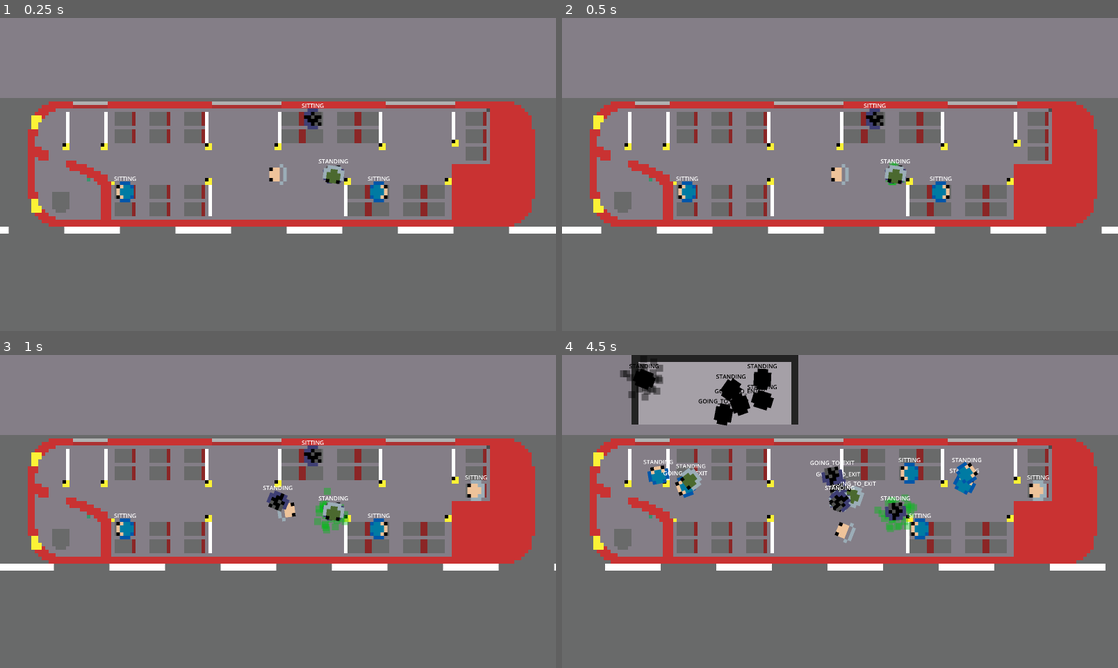
Above: before the commit, frames 1-4 (two rows, left to right).
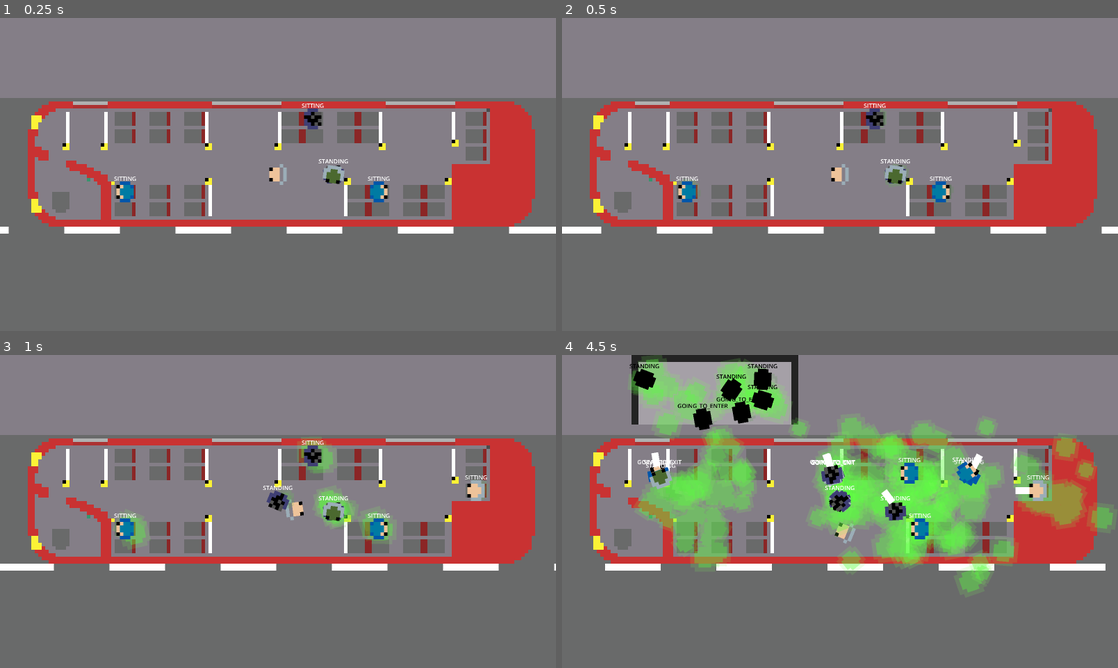
Above: after the commit, the same moments.

Repository: senseibobo/homeless
Game: Godot game, scene res://world/world.tscn
The game is run twice, just before and just after one commit, with the same random seed, the same clock (stepped at 60 frames per second) and the same inputs.
Inputs (mouse positions are in pixels of both pictures, inside the frame that each line leads up to):
- Up to frame 1 (0.25 s): no input
- Up to frame 2 (0.5 s): no input
- Up to frame 3 (1 s): tap Enter (ui_accept) at 0.5 s; move the mouse to (400, 495) at 0.52 s; hold Enter (ui_accept) from 0.53 s (still down); click (400, 495) at 0.67 s
- Up to frame 4 (4.5 s): move the mouse to (728, 527) at 1.27 s; release Enter (ui_accept) at 1.28 s; tap Enter (ui_accept) at 1.35, 1.52, 1.82, 2.85, 3.02, 3.32, 4.35 s; click (728, 527) at 1.42 s; move the mouse to (723, 530) at 2.02 s; hold Enter (ui_accept) 2.03-2.78 s; click (723, 530) at 2.17 s; move the mouse to (812, 574) at 2.77 s; click (812, 574) at 2.92 s; move the mouse to (1006, 558) at 3.52 s; hold Enter (ui_accept) 3.53-4.28 s; click (1006, 558) at 3.67 s; move the mouse to (673, 464) at 4.27 s; click (673, 464) at 4.42 s

Frame 1 is identical in both runs. In frame 2, less than 0.1% of the frame differs, in the area x 23-67%, y 29-58%; in frame 3, 1.5%; in frame 4, 21%, in the area x 10-100%, y 0-76%.

Commit message:
added stinking and vaping

Diff:
--- a/bus/bus.gd
+++ b/bus/bus.gd
@@ -21,7 +21,7 @@
 @export var spawn_markers_node: Node2D
 @export var enter_points_node: Node2D
 @export var exit_points_node: Node2D
-var exit_cooldowns: Dictionary = {}
+@export var bus_area: Area2D
 
 
 func do_driving_loop():
--- a/bus/bus.tscn
+++ b/bus/bus.tscn
@@ -45,13 +45,14 @@
 [sub_resource type="RectangleShape2D" id="RectangleShape2D_rpoxf"]
 size = Vector2(30, 2)
 
-[node name="Bus" type="StaticBody2D" node_paths=PackedStringArray("spawn_markers_node", "enter_points_node", "exit_points_node") groups=["navigation_polygon_source_geometry_group"]]
+[node name="Bus" type="StaticBody2D" node_paths=PackedStringArray("spawn_markers_node", "enter_points_node", "exit_points_node", "bus_area") groups=["navigation_polygon_source_geometry_group"]]
 z_index = -1
 script = ExtResource("1_turen")
 npc_scene = ExtResource("2_2e8t0")
 spawn_markers_node = NodePath("SpawnMarkers")
 enter_points_node = NodePath("EnterPoints")
 exit_points_node = NodePath("ExitPoints")
+bus_area = NodePath("BusArea")
 
 [node name="BusArea" type="Area2D" parent="."]
 collision_layer = 4
--- /dev/null
+++ b/global/game_overlay/game_overlay.gd
@@ -0,0 +1,4 @@
+extends CanvasLayer
+
+
+@export var vape_smoke_overlay: VapeSmokeOverlay
--- /dev/null
+++ b/global/game_overlay/game_overlay.tscn
@@ -0,0 +1,41 @@
+[gd_scene load_steps=8 format=3 uid="uid://hi131l2x3rw4"]
+
+[ext_resource type="Script" uid="uid://bv2jqw5gfns6p" path="res://global/game_overlay/game_overlay.gd" id="1_y67sb"]
+[ext_resource type="Shader" uid="uid://bty6n3gwu1du7" path="res://shaders/vape_smoke_shader.gdshader" id="2_hino2"]
+[ext_resource type="Script" uid="uid://bn684j04gn6pl" path="res://people/mods/vape/vape_smoke_overlay.gd" id="3_d0wrr"]
+
+[sub_resource type="Gradient" id="Gradient_oiavp"]
+colors = PackedColorArray(0, 0, 0, 0, 1, 1, 1, 1)
+
+[sub_resource type="FastNoiseLite" id="FastNoiseLite_oiavp"]
+frequency = 0.023
+
+[sub_resource type="NoiseTexture2D" id="NoiseTexture2D_byas7"]
+width = 160
+height = 90
+seamless = true
+color_ramp = SubResource("Gradient_oiavp")
+noise = SubResource("FastNoiseLite_oiavp")
+
+[sub_resource type="ShaderMaterial" id="ShaderMaterial_nhhdc"]
+shader = ExtResource("2_hino2")
+shader_parameter/color_count = 6.0
+shader_parameter/smoke_strength = 1.0
+shader_parameter/smoke_radius = 0.06
+shader_parameter/smoke_feather = 0.892
+shader_parameter/smoke_center = Vector2(0.5, 0.5)
+shader_parameter/noise_texture = SubResource("NoiseTexture2D_byas7")
+
+[node name="GameOverlay" type="CanvasLayer" node_paths=PackedStringArray("vape_smoke_overlay")]
+script = ExtResource("1_y67sb")
+vape_smoke_overlay = NodePath("VapeSmokeOverlay")
+
+[node name="VapeSmokeOverlay" type="ColorRect" parent="."]
+material = SubResource("ShaderMaterial_nhhdc")
+anchors_preset = 15
+anchor_right = 1.0
+anchor_bottom = 1.0
+grow_horizontal = 2
+grow_vertical = 2
+mouse_filter = 2
+script = ExtResource("3_d0wrr")
--- a/people/ais/npc_ai.gd
+++ b/people/ais/npc_ai.gd
@@ -18,14 +18,16 @@
 
 
 func _process(delta):
-	print(State.keys()[state])
+	#print(State.keys()[state])
 	person.state_label.text = State.keys()[state]
-	if state in [State.STANDING, State.SITTING] and last_random_bus_thing + 10000 < Time.get_ticks_msec():
+	if state in [State.STANDING, State.SITTING] and last_random_bus_thing + 10000 < Time.get_ticks_msec() and person.inside_bus != null:
 		last_random_bus_thing = Time.get_ticks_msec()
 		person.do_random_bus_thing()
 
 
 func _on_entered_bus(bus: Bus):
+	if not is_instance_valid(bus):
+		breakpoint
 	super(bus)
 	exit_bus_loop()
 
@@ -36,18 +38,20 @@
 
 
 func exit_bus_loop():
+	var bus: Bus = person.inside_bus
 	waiting_stations = randi()%6 + 1
 	while waiting_stations > 0:
-		await person.inside_bus.started_decelerating
+		await bus.started_decelerating
 		waiting_stations -= 1
-	person.exit_bus()
+	person.exit_bus(bus)
 	await person.exited_bus
 
 
 func enter_bus_loop():
+	var bus: Bus = Bus.current_bus
 	waiting_stations = randi()%6 + 1
 	while waiting_stations > 0:
-		await Bus.current_bus.started_decelerating
+		await bus.started_decelerating
 		waiting_stations -= 1
 	person.enter_bus()
 	await person.entered_bus
--- /dev/null
+++ b/people/mods/stink/stink.gd
@@ -0,0 +1,23 @@
+class_name Stink
+extends Node2D
+
+
+@export var stink_cloud_scene: PackedScene
+@export var canvas_group: CanvasGroup
+
+
+var timer: float = 0.0
+var interval: float = 0.2
+
+
+func _process(delta: float) -> void:
+	timer += delta
+	if timer > interval:
+		timer -= interval
+		release_stink_cloud()
+
+
+func release_stink_cloud():
+	var stink_cloud: StinkCloud = stink_cloud_scene.instantiate()
+	canvas_group.add_child(stink_cloud)
+	stink_cloud.global_position = global_position + Vector2(randf_range(-2,2),randf_range(-2,2))
--- /dev/null
+++ b/people/mods/stink/stink.tscn
@@ -0,0 +1,15 @@
+[gd_scene load_steps=3 format=3 uid="uid://dlu0h4jltymcx"]
+
+[ext_resource type="Script" uid="uid://ce5jujyq5jec3" path="res://people/mods/stink/stink.gd" id="1_gr5mn"]
+[ext_resource type="PackedScene" uid="uid://ce7pljtamffjj" path="res://people/mods/stink/stink_cloud.tscn" id="2_612jv"]
+
+[node name="Stink" type="Node2D" node_paths=PackedStringArray("canvas_group")]
+z_index = 2107
+z_as_relative = false
+script = ExtResource("1_gr5mn")
+stink_cloud_scene = ExtResource("2_612jv")
+canvas_group = NodePath("CanvasGroup")
+
+[node name="CanvasGroup" type="CanvasGroup" parent="."]
+self_modulate = Color(0.368467, 1, 0.255677, 0.447059)
+top_level = true
--- /dev/null
+++ b/people/mods/stink/stink_cloud.gd
@@ -0,0 +1,52 @@
+class_name StinkCloud
+extends Node2D
+
+
+@export var area: Area2D
+
+
+var velocity: Vector2
+
+
+var time: float = 0.0
+var destroying: bool = false
+var in_bus: bool = false
+var rotation_speed: float = randf_range(-0.5,0.5)
+
+
+func _ready():
+	velocity = Vector2.ONE.rotated(randf()*TAU)*(1+randf()*3.0)
+	var tween = create_tween().set_parallel()
+	tween.tween_property(self, "modulate:a", 1.0, 0.5).from(0.0)
+	tween.tween_property(self, "scale", Vector2(1.0,1.0), 0.5).from(Vector2(0.5,0.5))
+
+
+func _physics_process(delta: float) -> void:
+	_process_time(delta)
+	_process_movement(delta)
+	_process_out_of_bus_movement(delta)
+
+
+func _process_time(delta):
+	time += delta
+	rotation += rotation_speed * delta
+	scale = Vector2.ONE*(1.0+sin(time*2.0)*0.2)
+	if time > 5.0 and not destroying:
+		destroy()
+
+
+func _process_movement(delta):
+	global_position += velocity * delta
+
+
+func _process_out_of_bus_movement(delta):
+	in_bus = Bus.current_bus.bus_area in area.get_overlapping_areas()
+	if not in_bus and is_instance_valid(Bus.current_bus):
+		global_position.x += Bus.current_bus.current_speed*delta
+
+
+func destroy():
+	destroying = true
+	var tween = create_tween()
+	tween.tween_property(self, "modulate:a", 0.0, 0.5)
+	tween.finished.connect(queue_free)
--- /dev/null
+++ b/people/mods/stink/stink_cloud.tscn
@@ -0,0 +1,26 @@
+[gd_scene load_steps=5 format=3 uid="uid://ce7pljtamffjj"]
+
+[ext_resource type="Script" uid="uid://dt7p2tkgr6wjt" path="res://people/mods/stink/stink_cloud.gd" id="1_1d1rs"]
+[ext_resource type="Texture2D" uid="uid://cxit04tfe6gji" path="res://people/textures/stink_cloud.png" id="2_1d1rs"]
+
+[sub_resource type="CircleShape2D" id="CircleShape2D_1d1rs"]
+radius = 5.0
+
+[sub_resource type="CanvasItemMaterial" id="CanvasItemMaterial_1d1rs"]
+
+[node name="StinkCloud" type="Node2D" node_paths=PackedStringArray("area")]
+script = ExtResource("1_1d1rs")
+area = NodePath("Area2D")
+
+[node name="Area2D" type="Area2D" parent="."]
+collision_layer = 8
+collision_mask = 6
+monitorable = false
+
+[node name="CollisionShape2D" type="CollisionShape2D" parent="Area2D"]
+visible = false
+shape = SubResource("CircleShape2D_1d1rs")
+
+[node name="Sprite2D" type="Sprite2D" parent="."]
+material = SubResource("CanvasItemMaterial_1d1rs")
+texture = ExtResource("2_1d1rs")
--- /dev/null
+++ b/people/mods/vape/vape.gd
@@ -0,0 +1,40 @@
+class_name Vape
+extends Node2D
+
+
+@export var animation_player: AnimationPlayer
+@export var vape_cloud_scene: PackedScene
+@export var vape_clouds_start_position: Marker2D
+
+
+var vape_cloud_count: int = 30
+var timer: float = 0.0
+var time: float = 3.0+2.0*randf()
+
+func _process(delta):
+	timer += delta
+	if timer > time:
+		timer = 0.0
+		time = 8.0 + randf()*4.0
+		puff()
+
+
+func puff():
+	animation_player.play("puff")
+
+
+func exhale():
+	var canvas_group := CanvasGroup.new()
+	get_tree().current_scene.add_child(canvas_group)
+	canvas_group.modulate.a = 0.65
+	canvas_group.z_index = 7
+	for i in vape_cloud_count:
+		var vape_cloud: VapeCloud = vape_cloud_scene.instantiate()
+		vape_cloud.global_position = vape_clouds_start_position.global_position
+		var start_velocity: float = 10.0 + randf()*10.0
+		var rot = global_rotation + randf()*0.5 + PI
+		vape_cloud.velocity = Vector2.RIGHT.rotated(rot)*start_velocity
+		canvas_group.add_child.call_deferred(vape_cloud)
+		await get_tree().create_timer(0.02, false, false, false).timeout
+	await get_tree().create_timer(10.0, false, false, false).timeout
+	canvas_group.queue_free()
--- /dev/null
+++ b/people/mods/vape/vape.tscn
@@ -0,0 +1,127 @@
+[gd_scene load_steps=6 format=3 uid="uid://b1s45xrwn6tqa"]
+
+[ext_resource type="Script" uid="uid://dljuelf2kxedp" path="res://people/mods/vape/vape.gd" id="1_3t2xl"]
+[ext_resource type="PackedScene" uid="uid://bd2pfxd382h4f" path="res://people/mods/vape/vape_cloud.tscn" id="2_scss4"]
+
+[sub_resource type="Animation" id="Animation_042il"]
+length = 0.001
+tracks/0/type = "value"
+tracks/0/imported = false
+tracks/0/enabled = true
+tracks/0/path = NodePath("Visual:visible")
+tracks/0/interp = 1
+tracks/0/loop_wrap = true
+tracks/0/keys = {
+"times": PackedFloat32Array(0),
+"transitions": PackedFloat32Array(1),
+"update": 1,
+"values": [false]
+}
+tracks/1/type = "value"
+tracks/1/imported = false
+tracks/1/enabled = true
+tracks/1/path = NodePath("Visual:position")
+tracks/1/interp = 1
+tracks/1/loop_wrap = true
+tracks/1/keys = {
+"times": PackedFloat32Array(0),
+"transitions": PackedFloat32Array(1),
+"update": 0,
+"values": [Vector2(-1, 0)]
+}
+tracks/2/type = "value"
+tracks/2/imported = false
+tracks/2/enabled = true
+tracks/2/path = NodePath("Visual:rotation")
+tracks/2/interp = 1
+tracks/2/loop_wrap = true
+tracks/2/keys = {
+"times": PackedFloat32Array(0),
+"transitions": PackedFloat32Array(1),
+"update": 0,
+"values": [-0.698132]
+}
+
+[sub_resource type="Animation" id="Animation_3t2xl"]
+resource_name = "puff"
+length = 3.0
+tracks/0/type = "value"
+tracks/0/imported = false
+tracks/0/enabled = true
+tracks/0/path = NodePath("Visual:visible")
+tracks/0/interp = 1
+tracks/0/loop_wrap = true
+tracks/0/keys = {
+"times": PackedFloat32Array(0, 0.0333333, 1.9),
+"transitions": PackedFloat32Array(1, 1, 1),
+"update": 1,
+"values": [false, true, false]
+}
+tracks/1/type = "value"
+tracks/1/imported = false
+tracks/1/enabled = true
+tracks/1/path = NodePath("Visual:position")
+tracks/1/interp = 1
+tracks/1/loop_wrap = true
+tracks/1/keys = {
+"times": PackedFloat32Array(0, 0.433333, 1.23333, 1.86601),
+"transitions": PackedFloat32Array(1, 1, 1, 1),
+"update": 0,
+"values": [Vector2(-1, 1.615), Vector2(-1, -3.57628e-07), Vector2(-1, -3.57628e-07), Vector2(-1, 2)]
+}
+tracks/2/type = "value"
+tracks/2/imported = false
+tracks/2/enabled = true
+tracks/2/path = NodePath("Visual:rotation")
+tracks/2/interp = 1
+tracks/2/loop_wrap = true
+tracks/2/keys = {
+"times": PackedFloat32Array(0, 0.433333, 1.23333, 1.86601),
+"transitions": PackedFloat32Array(1, 1, 1, 1),
+"update": 0,
+"values": [-0.698132, 0.0, 0.0, -0.785398]
+}
+tracks/3/type = "method"
+tracks/3/imported = false
+tracks/3/enabled = true
+tracks/3/path = NodePath(".")
+tracks/3/interp = 1
+tracks/3/loop_wrap = true
+tracks/3/keys = {
+"times": PackedFloat32Array(2.33333),
+"transitions": PackedFloat32Array(1),
+"values": [{
+"args": [],
+"method": &"exhale"
+}]
+}
+
+[sub_resource type="AnimationLibrary" id="AnimationLibrary_68tw4"]
+_data = {
+&"RESET": SubResource("Animation_042il"),
+&"puff": SubResource("Animation_3t2xl")
+}
+
+[node name="Vape" type="Node2D" node_paths=PackedStringArray("animation_player", "vape_clouds_start_position")]
+script = ExtResource("1_3t2xl")
+animation_player = NodePath("AnimationPlayer")
+vape_cloud_scene = ExtResource("2_scss4")
+vape_clouds_start_position = NodePath("VapeCloudsStartPosition")
+
+[node name="VapeCloudsStartPosition" type="Marker2D" parent="."]
+
+[node name="Visual" type="Node2D" parent="."]
+visible = false
+position = Vector2(-1, 0)
+rotation = -0.698132
+
+[node name="VapeRect" type="ColorRect" parent="Visual"]
+offset_left = -3.0
+offset_top = -0.615
+offset_right = 1.0
+offset_bottom = 1.385
+
+[node name="AnimationPlayer" type="AnimationPlayer" parent="."]
+libraries = {
+&"": SubResource("AnimationLibrary_68tw4")
+}
--- /dev/null
+++ b/people/mods/vape/vape_cloud.gd
@@ -0,0 +1,68 @@
+class_name VapeCloud
+extends Node2D
+
+
+@export var textures: Array[Texture2D]
+@export var sprite: Sprite2D
+@export var area: Area2D
+
+
+var in_bus: bool = false
+var added_smoke_count: bool = false
+var velocity: Vector2
+var time: float = 0.0
+var destroying: bool = false
+var min_speed: float = 0.0
+
+func _ready():
+	sprite.texture = textures.pick_random()
+	min_speed = randf()*3.0
+
+
+func _physics_process(delta: float) -> void:
+	_process_time(delta)
+	_process_movement(delta)
+	_process_out_of_bus_movement(delta)
+
+
+func _process_time(delta):
+	time += delta
+	scale = Vector2.ONE*(1.0+sin(time*3.0)*0.1)
+	if time > 5.0 and not destroying:
+		destroy()
+
+
+func _process_movement(delta):
+	global_position += velocity * delta
+	velocity = velocity.lerp(velocity.normalized()*min_speed, 1.0*delta)
+
+
+func _process_out_of_bus_movement(delta):
+	in_bus = Bus.current_bus.bus_area in area.get_overlapping_areas()
+	if not in_bus and is_instance_valid(Bus.current_bus):
+		global_position.x += Bus.current_bus.current_speed*delta
+
+
+func destroy():
+	destroying = true
+	var tween = create_tween()
+	tween.tween_property(self, "modulate:a", 0.0, 0.5)
+	tween.finished.connect(queue_free)
+
+
+func _exit_tree():
+	if added_smoke_count:
+		GameOverlay.vape_smoke_overlay.smoke_count -= 1
+		added_smoke_count = false
+
+
+func _on_area_2d_body_entered(body: Node2D) -> void:
+	if body is Player and not added_smoke_count:
+		GameOverlay.vape_smoke_overlay.smoke_count += 1
+		added_smoke_count = true
+
+
+func _on_area_2d_body_exited(body: Node2D) -> void:
+	if body is Player and added_smoke_count:
+		GameOverlay.vape_smoke_overlay.smoke_count -= 1
+		added_smoke_count = false
--- /dev/null
+++ b/people/mods/vape/vape_cloud.tscn
@@ -0,0 +1,29 @@
+[gd_scene load_steps=6 format=3 uid="uid://bd2pfxd382h4f"]
+
+[ext_resource type="Script" uid="uid://b3t04ujqvpk0k" path="res://people/mods/vape/vape_cloud.gd" id="1_qscff"]
+[ext_resource type="Texture2D" uid="uid://bx5lvi3k6mu7s" path="res://people/textures/vape_cloud_1.png" id="2_m71g7"]
+[ext_resource type="Texture2D" uid="uid://uus6prpsp7fo" path="res://people/textures/vape_cloud_2.png" id="3_nehmv"]
+[ext_resource type="Texture2D" uid="uid://bm6nxj0oksxui" path="res://people/textures/vape_cloud_3.png" id="4_xxmgd"]
+
+[sub_resource type="CircleShape2D" id="CircleShape2D_m71g7"]
+radius = 6.08276
+
+[node name="VapeCloud" type="Node2D" node_paths=PackedStringArray("sprite", "area")]
+script = ExtResource("1_qscff")
+textures = Array[Texture2D]([ExtResource("2_m71g7"), ExtResource("3_nehmv"), ExtResource("4_xxmgd")])
+sprite = NodePath("Sprite2D")
+area = NodePath("Area2D")
+
+[node name="Sprite2D" type="Sprite2D" parent="."]
+texture = ExtResource("3_nehmv")
+
+[node name="Area2D" type="Area2D" parent="."]
+collision_layer = 8
+collision_mask = 6
+monitorable = false
+
+[node name="CollisionShape2D" type="CollisionShape2D" parent="Area2D"]
+shape = SubResource("CircleShape2D_m71g7")
+
+[connection signal="body_entered" from="Area2D" to="." method="_on_area_2d_body_entered"]
+[connection signal="body_exited" from="Area2D" to="." method="_on_area_2d_body_exited"]
--- /dev/null
+++ b/people/mods/vape/vape_smoke_overlay.gd
@@ -0,0 +1,29 @@
+class_name VapeSmokeOverlay
+extends ColorRect
+
+
+var smoke_count: int
+var smoke_strength: float = 0.0
+var smoke_center: Vector2
+
+
+func _ready():
+	var shader_material: ShaderMaterial = material
+	shader_material.set_shader_parameter(&"smoke_strength", 0.0)
+
+
+func _process(delta):
+	if smoke_count > 0 or smoke_strength > 0:
+		var shader_material: ShaderMaterial = material
+		smoke_strength = lerp(smoke_strength, float(smoke_count > 0), 2*delta)
+		if is_instance_valid(Player.instance):
+			smoke_center = map_pos_to_uv(Player.instance.global_position)
+		shader_material.set_shader_parameter(&"smoke_strength", smoke_strength)
+		shader_material.set_shader_parameter(&"smoke_center", smoke_center)
+
+
+func map_pos_to_uv(pos: Vector2):
+	var screen_size = get_viewport_rect().size
+	pos += screen_size/2.0
+	pos /= screen_size
+	return pos
--- a/people/npc.gd
+++ b/people/npc.gd
@@ -9,21 +9,23 @@
 
 func _ready():
 	super()
-	stink_particles.emitting = stinky
 	_init_ai()
-	entered_bus.connect(_on_bus_entered)
-	exited_bus.connect(_on_bus_exited)
 	last_change = Time.get_ticks_msec()
 	sprite.texture = npc_textures.pick_random()
 
 
-func exit_bus():
+func _physics_process(delta):
+	super(delta)
+	if global_position.distance_squared_to(Vector2()) > 70000: queue_free()
+
+
+func exit_bus(bus: Bus):
 	started_exiting.emit()
-	var exit_point: Vector2 = inside_bus.get_closest_exit_point(global_position)
+	var exit_point: Vector2 = bus.get_closest_exit_point(global_position)
 	exit_point.x += randf_range(2,2)
 	exit_point.y += randf_range(2,2)
 	set_destination(exit_point)
-	await inside_bus.open_doors
+	await bus.open_doors
 	set_destination(exit_point + Vector2.UP*(20+randf_range(0,10)))
 
 
@@ -36,14 +38,3 @@
 	await Bus.current_bus.open_doors
 	set_destination(enter_point + Vector2.DOWN*(20+randf_range(0,10)))
 	await entered_bus
-
-
-
-func _on_bus_entered(bus: Bus):
-	print("bus enteredd")
-	reparent.call_deferred(bus)
-
-
-func _on_bus_exited(bus: Bus):
-	print("bus exiteddd")
-	reparent.call_deferred(Station.current_station)
--- a/people/npc.tscn
+++ b/people/npc.tscn
@@ -8,27 +8,22 @@
 [ext_resource type="Texture2D" uid="uid://b126b3ceatsln" path="res://people/textures/homeless.png" id="4_onmmh"]
 [ext_resource type="Texture2D" uid="uid://biu4kqexbkawk" path="res://people/textures/checker.png" id="5_7j1lu"]
 [ext_resource type="Texture2D" uid="uid://ci6db4617wfj8" path="res://people/textures/cool.png" id="6_enl8x"]
+[ext_resource type="PackedScene" uid="uid://b1s45xrwn6tqa" path="res://people/mods/vape/vape.tscn" id="9_onmmh"]
+[ext_resource type="PackedScene" uid="uid://dlu0h4jltymcx" path="res://people/mods/stink/stink.tscn" id="10_7j1lu"]
 
 [sub_resource type="Resource" id="Resource_wf47a"]
 script = ExtResource("3_0st35")
 metadata/_custom_type_script = "uid://dmo874kc6010i"
 
-[node name="Npc" node_paths=PackedStringArray("stink_particles") instance=ExtResource("1_28a4l")]
+[node name="Npc" instance=ExtResource("1_28a4l")]
 script = ExtResource("2_htcs3")
-stink_particles = NodePath("StinkParticles")
 npc_textures = Array[Texture2D]([ExtResource("3_6pkwo"), ExtResource("4_onmmh"), ExtResource("5_7j1lu"), ExtResource("6_enl8x"), ExtResource("2_crwxw")])
 ai = SubResource("Resource_wf47a")
 
-[node name="StinkParticles" type="CPUParticles2D" parent="." index="0"]
-amount = 40
-local_coords = true
-spread = 180.0
-gravity = Vector2(0, 0)
-initial_velocity_min = 4.0
-initial_velocity_max = 7.0
-scale_amount_min = 2.0
-scale_amount_max = 2.0
-color = Color(0, 0.741176, 0.0823529, 0.403922)
+[node name="Sprite2D" parent="." index="0"]
+texture = ExtResource("2_crwxw")
 
-[node name="Sprite2D" parent="." index="1"]
-texture = ExtResource("2_crwxw")
+[node name="Vape" parent="Sprite2D" index="0" instance=ExtResource("9_onmmh")]
+position = Vector2(-2.5, 0)
+
+[node name="Stink" parent="Sprite2D" index="1" instance=ExtResource("10_7j1lu")]
--- a/people/person.gd
+++ b/people/person.gd
@@ -58,12 +58,12 @@
 			if target_chair.person_sitting != null:
 				target_chair = null
 				walking = false
-			if global_position.distance_to(target_chair.global_position) < 3.0:
+			elif global_position.distance_to(target_chair.global_position) < 3.0:
 				sit_on_chair(target_chair)
 	if inside_bus == null:
 		modulate = Color.BLACK
 		if Bus.current_bus:
-			pass#global_position.x += Bus.current_bus.current_speed*delta
+			global_position.x += Bus.current_bus.current_speed*delta
 	else:
 		modulate = Color.WHITE
 
@@ -119,5 +119,5 @@
 
 func get_speed():
 	var speed: float = move_speed
-	speed /= 1+pow(overlap_area.get_overlapping_areas().size(),0.34)
+	speed /= 1#+pow(overlap_area.get_overlapping_areas().size(),0.05)
 	return speed
--- a/project.godot
+++ b/project.godot
@@ -14,6 +14,10 @@
 run/main_scene="uid://ct36gdauti8ip"
 config/features=PackedStringArray("4.4", "GL Compatibility")
 config/icon="res://icon.svg"
+
+[autoload]
+
+GameOverlay="*res://global/game_overlay/game_overlay.tscn"
 
 [display]
 
@@ -59,6 +63,8 @@
 
 2d_physics/layer_1="ground"
 2d_physics/layer_2="people"
+2d_physics/layer_3="bus"
+2d_physics/layer_4="other"
 
 [rendering]
 
--- /dev/null
+++ b/shaders/vape_smoke_shader.gdshader
@@ -0,0 +1,26 @@
+shader_type canvas_item;
+
+uniform float color_count: hint_range(1.0, 16.0, 1.0);
+uniform float smoke_strength: hint_range(0.0, 1.0) = 0.5;
+uniform float smoke_radius: hint_range(0.0, 1.0) = 0.5;
+uniform float smoke_feather: hint_range(0.0, 1.0) = 0.3;
+uniform vec2 smoke_center;
+uniform sampler2D noise_texture: filter_nearest, repeat_enable;
+uniform sampler2D SCREEN_TEXTURE: hint_screen_texture;
+
+void fragment() {
+	float aspect_ratio = 16.0/9.0;
+	vec4 sample1 = texture(noise_texture, UV + TIME*0.25);
+	vec4 sample2 = texture(noise_texture, UV - TIME*0.25);
+	vec4 mixed_smoke = mix(sample1,sample2,0.5);
+	mixed_smoke.a = clamp(mixed_smoke.a*smoke_strength*8.0, 0.0, 1.0);
+	mixed_smoke = round(mixed_smoke*color_count)/color_count;
+
+	vec4 screen_sample = texture(SCREEN_TEXTURE, SCREEN_UV);
+	vec2 scaled_uv = vec2(UV.x*aspect_ratio, UV.y);
+	vec2 scaled_center = vec2(smoke_center.x*aspect_ratio, smoke_center.y);
+	float mix_amount = clamp(distance(scaled_uv, scaled_center),0.0,1.0);
+	mix_amount = 1.0-mix_amount;
+	mix_amount = smoothstep(mix_amount, 1.0-smoke_radius, max(mix_amount, smoke_feather))*smoke_strength;
+	COLOR = mix(screen_sample, mixed_smoke, mix_amount);
+}
--- a/world/station/station.gd
+++ b/world/station/station.gd
@@ -15,7 +15,7 @@
 
 func _ready():
 	current_station = self
-	await get_tree().create_timer(0.05)
+	await get_tree().create_timer(0.05).timeout
 	for i in spawn_positions_node.get_child_count():
 		if randi()%100 < 80:
 			var npc: Npc = spawn_npc(spawn_positions_node.get_child(i).global_position)
@@ -29,8 +29,7 @@
 
 func spawn_npc(pos: Vector2):
 	var npc = npc_scene.instantiate()
-	Bus.current_bus.exit_cooldowns[npc] = 0.1
-	add_child(npc)
+	get_tree().current_scene.add_child(npc)
 	npc.global_position = pos
 	npc.inside_bus = null
 	npc.sprite.global_rotation = randf()*TAU
Not shown, added: global/game_overlay/game_overlay.gd.uid
Not shown, added: people/mods/stink/stink.gd.uid
Not shown, added: people/mods/stink/stink_cloud.gd.uid
Not shown, added: people/mods/vape/vape.gd.uid
Not shown, added: people/mods/vape/vape_cloud.gd.uid
Not shown, added: people/mods/vape/vape_smoke_overlay.gd.uid
Not shown: 1 places in people/npc.tscn that only renumber resources
Binary file added: people/textures/stink_cloud.png
Not shown, added: people/textures/stink_cloud.png.import
Binary file added: people/textures/vape_cloud_1.png
Not shown, added: people/textures/vape_cloud_1.png.import
Binary file added: people/textures/vape_cloud_2.png
(and 4 more such lines)
